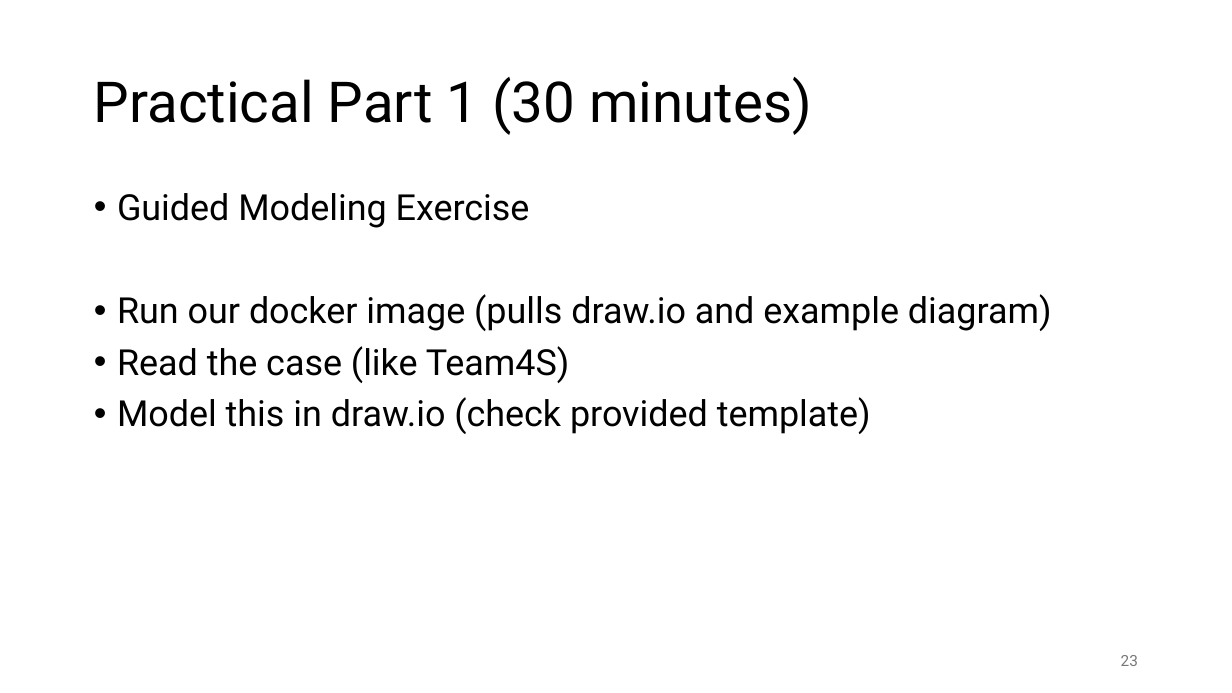
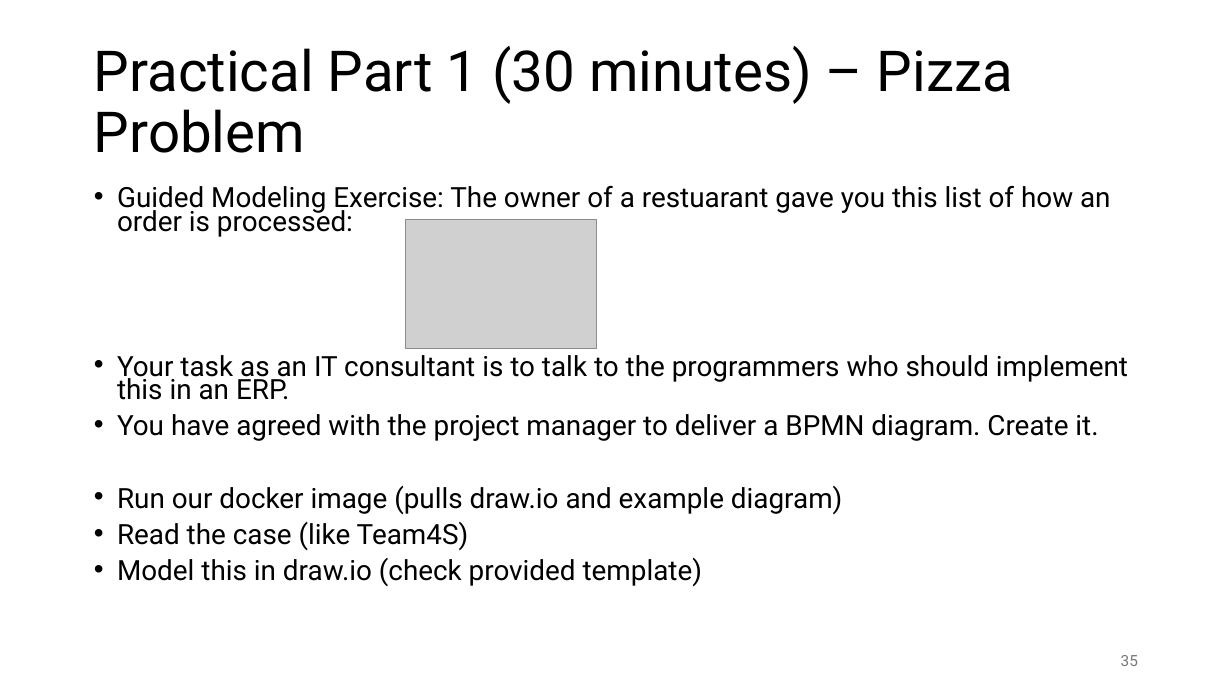
Before and after one commit to FontysVenlo/esd-2026-workshop-g03, a slide deck: slide 35 of BPMN Workshop.pptx (slide 23 before the commit). Drawn at 1232x693 pixels with LibreOffice and Linux fonts; fonts in the diff are those of the drawing; grey boxes stand for pictures. Boxes give left, top, right and bottom in pixels: in the first picture for what was removed or moved away, otherwise in the second. Text is boxed around its words. In the diff, an @@ line names an element or a change of style, - is before the commit and + after.

```diff
--- a/BPMN Workshop.pptx
+++ b/BPMN Workshop.pptx
@@ title at [94, 46, 1013, 153]: text changed @@
-Practical Part 1 (30 minutes)
+Practical Part 1 (30 minutes) – Pizza Problem
@@ text at [117, 186, 1128, 441]: text changed; size 28 to 21.7 pt @@
-• Guided Modeling Exercise
+• Guided Modeling Exercise: The owner of a restuarant gave you this list of how an order is processed:
+• Your task as an IT consultant is to talk to the programmers who should implement this in an ERP.
+• You have agreed with the project manager to deliver a BPMN diagram. Create it.
@@ picture added at [406, 219, 597, 348] @@
@@ text at [117, 486, 842, 586]: size 28 to 21.7 pt in "Run our docker image (pulls draw.io and ...", "Read the case (like Team4S)", "Model this in draw.io (check provided template)"; line spacing 0.9 to 0.7 @@
@@ page number at [1121, 655, 1138, 666]: text changed @@
-23
+35
```
Also in this commit, not shown: 7 other slides changed, 34 slides added, 17 slides removed, 12 other files.
